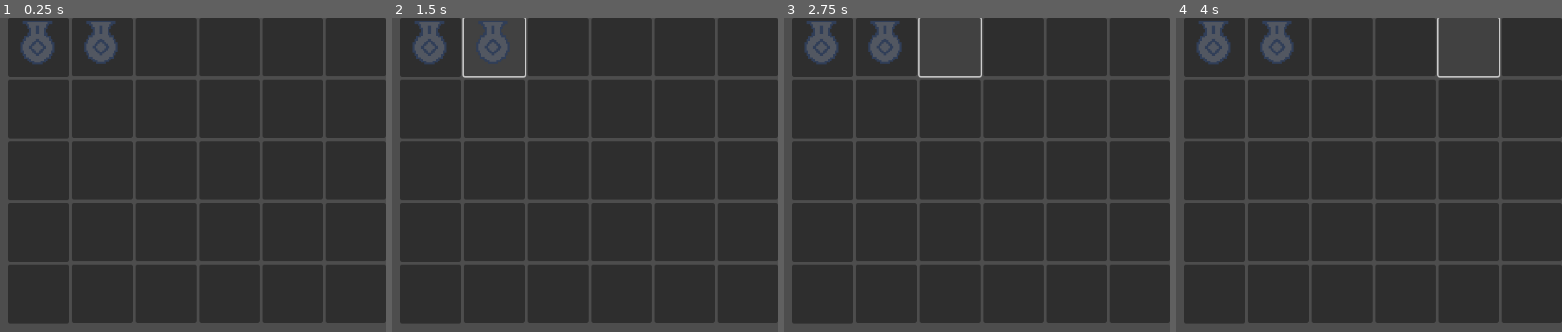
Above: before the commit, frames 1-4 (left to right).
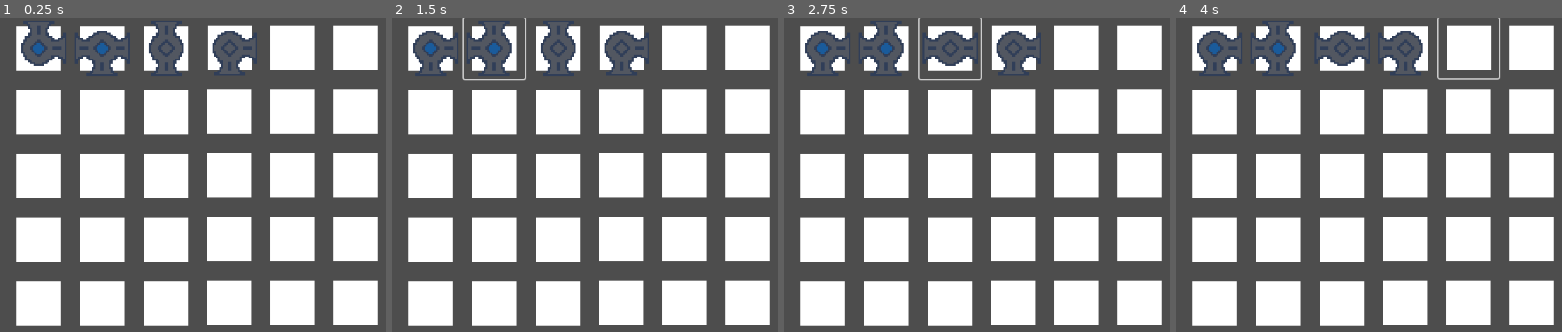
Above: after the commit, the same moments.

Repository: Daniel-M-C/CalgaryHacks2025
Game: Godot game, scene res://World/pipe_puzzle_room.tscn
The game is run twice, just before and just after one commit, with the same random seed, the same clock (stepped at 60 frames per second) and the same inputs. This scene is started directly instead of the project's main scene.
Inputs (mouse positions are in pixels of both pictures, inside the frame that each line leads up to; where the layout moved, square brackets give the same spot in the first picture):
- Up to frame 1 (0.25 s): no input
- Up to frame 2 (1.5 s): click (430, 49) [430, 46] at 0.5 s; click (492, 49) [492, 46] at 1.25 s
- Up to frame 3 (2.75 s): click (949, 49) [949, 46] at 2 s
- Up to frame 4 (4 s): click (1403, 49) [1403, 46] at 2.75 s; click (1469, 49) [1469, 46] at 3.5 s

The runs differ from the first frame. In frame 1, 86% of the frame differs, in the area x 2-100%, y 0-99%; in frame 2, 85%; in frame 3, 85%; in frame 4, 85%.
Error before the commit: Parse Error: Expected return type or "void" after "->". (res://World/InteractibleObjects/pipe_section.gd:113)

Commit message:
Fix water flow

Diff:
--- /dev/null
+++ b/World/InteractibleObjects/pipe_puzzle.gd
@@ -0,0 +1,25 @@
+@tool
+extends GridContainer
+
+@export var start_pipe : Button
+@export var end_pipe : Button
+
+## Resets the filled water when changed
+@export var reset_dummy : bool = false:
+	set(val):
+		reset_dummy = val
+		for i in get_children():
+			i.full = false
+
+## Fills the start when changed
+@export var fill_dummy : bool = false:
+	set(val):
+		fill_dummy = val
+		if start_pipe:
+			start_pipe.full = true
+
+func _ready() -> void:
+	#for i in get_children():
+		# re-runs setter because it wasn't working
+		#i.starting_rotation = i.starting_rotation
+	pass
--- a/World/InteractibleObjects/pipe_puzzle.tscn
+++ b/World/InteractibleObjects/pipe_puzzle.tscn
@@ -1,9 +1,12 @@
-[gd_scene load_steps=3 format=3 uid="uid://bl62rm785ghlx"]
+[gd_scene load_steps=6 format=3 uid="uid://bl62rm785ghlx"]
 
+[ext_resource type="Script" uid="uid://bikemwu0il4v5" path="res://World/InteractibleObjects/pipe_puzzle.gd" id="1_5vxyr"]
 [ext_resource type="PackedScene" uid="uid://c8bp1lii36kv7" path="res://World/InteractibleObjects/pipe_section.tscn" id="1_g2en0"]
-[ext_resource type="Texture2D" uid="uid://1q7frfe6bdxn" path="res://Assets/Environment/pipe_one.png" id="2_3h88w"]
+[ext_resource type="Texture2D" uid="uid://bypnoxry33osw" path="res://Assets/Environment/pipe_two_together.png" id="2_0jhvd"]
+[ext_resource type="Texture2D" uid="uid://b31mw7g6fypbs" path="res://Assets/Environment/pipe_t.png" id="2_3h88w"]
+[ext_resource type="Texture2D" uid="uid://pbf6b5olci6q" path="res://Assets/Environment/pipe_two_straight.png" id="4_5vxyr"]
 
-[node name="PipePuzzle" type="GridContainer"]
+[node name="PipePuzzle" type="GridContainer" node_paths=PackedStringArray("start_pipe")]
 anchors_preset = -1
 anchor_left = 0.544
 anchor_right = 1.0
@@ -14,24 +17,37 @@
 grow_vertical = 2
 size_flags_horizontal = 12
 columns = 6
+script = ExtResource("1_5vxyr")
+start_pipe = NodePath("PipeSection0")
 
 [node name="PipeSection0" parent="." instance=ExtResource("1_g2en0")]
 custom_minimum_size = Vector2(0, 85)
 layout_mode = 2
-icon = ExtResource("2_3h88w")
+icon = ExtResource("2_0jhvd")
+default_used_ports = Array[bool]([true, true, false, false])
+pipe_type = 1
 
 [node name="PipeSection2" parent="." instance=ExtResource("1_g2en0")]
 custom_minimum_size = Vector2(0, 84)
 layout_mode = 2
 icon = ExtResource("2_3h88w")
+pipe_type = 3
+starting_rotation = 2
 
 [node name="PipeSection3" parent="." instance=ExtResource("1_g2en0")]
 custom_minimum_size = Vector2(0, 84)
 layout_mode = 2
+icon = ExtResource("4_5vxyr")
+default_used_ports = Array[bool]([true, false, true, false])
+pipe_type = 2
 
 [node name="PipeSection4" parent="." instance=ExtResource("1_g2en0")]
 custom_minimum_size = Vector2(0, 84)
 layout_mode = 2
+icon = ExtResource("2_0jhvd")
+default_used_ports = Array[bool]([true, false, false, true])
+pipe_type = 1
+starting_rotation = 1
 
 [node name="PipeSection5" parent="." instance=ExtResource("1_g2en0")]
 custom_minimum_size = Vector2(0, 84)
--- a/World/InteractibleObjects/pipe_section.gd
+++ b/World/InteractibleObjects/pipe_section.gd
@@ -1,9 +1,18 @@
 @tool
 extends Button
 
+enum PIPE_COLOR {
+	RED,
+	GREEN,
+	YELLOW
+}
+@export var color : PIPE_COLOR = PIPE_COLOR.RED:
+	set(val):
+		color = val
+
 
 ## As up right down left
-var default_used_ports : Array[bool] = [true, false, true, false]
+@export var default_used_ports : Array[bool] = [false, false, false, false]
 @onready var true_used_prots : Array[bool] = default_used_ports
 
 enum PIPE_TYPE {
@@ -50,6 +59,10 @@
 ## goes up two four
 @export var starting_rotation : int = 0:
 	set(val):
+		if not is_inside_tree():
+			await tree_entered
+			await get_tree().process_frame
+
 		# reset so things aren't weird
 		rotation = 0
 		true_used_prots = default_used_ports
@@ -62,11 +75,32 @@
 		for i in range(val):
 			rotate_once()
 
-#@export var full : bool = false:
-#	set(val):
+@onready var full_indicator: TextureRect = $FullIndicator
 
+## Done as an int so that it counts how many are filling it
+## Filling is done in reverse
+## aaa nvm
+@export var full : bool = false:
+	set(val):
+		full = val
+		if not is_inside_tree():
+			await tree_entered
+			await get_tree().process_frame
+		# fills the rest in a cascade
+		if full :
+			for i in range(4):
+				if true_used_prots[i]:
+					if get_neighbour(i) and not get_neighbour(i).full and \
+						# check that it's receiving there.
+						get_neighbour(i).true_used_prots[(i + 2) % 4]:
+						get_neighbour(i).full = true
+
+			await get_tree().process_frame
+			full_indicator.visible = full
 
 func _ready():
+	# runs the setter
+	#starting_rotation = starting_rotation
 	pass
 
 #Only expands horizontally, then it is made square here. #Can't fill vertically, because that would squish them all into the screen and remove scroll functionality. #AspectRatioContainer didn't work because the button just overflows the Continer.
@@ -81,7 +115,7 @@
 
 	# just rotates the values clockwise.
 	# addmitedly not the prettiest way of doing this.
-	var temp_port : bool = default_used_ports[1]
+	var temp_port : bool = default_used_ports[0]
 	for i in 3:
 		default_used_ports[i] = default_used_ports[i+1]
 
@@ -95,6 +129,8 @@
 
 	var self_index = int(name.trim_prefix("PipeSection"))
 	var looking_index = 0
+	if looking_index == 4:
+		pass
 	match direction:
 		0:
 			looking_index = self_index - 6
@@ -110,5 +146,11 @@
 	else:
 		return null
 
-func fill_with_water() -> null:
-	pass
+func fill_with_water() -> void:
+	## Not used ?
+	full = true
+
+	for i in range(4):
+		if true_used_prots[i]:
+			if get_neighbour(i):
+				get_neighbour(i).full = true
--- a/World/InteractibleObjects/pipe_section.tscn
+++ b/World/InteractibleObjects/pipe_section.tscn
@@ -1,6 +1,14 @@
-[gd_scene load_steps=2 format=3 uid="uid://c8bp1lii36kv7"]
+[gd_scene load_steps=5 format=3 uid="uid://c8bp1lii36kv7"]
 
 [ext_resource type="Script" uid="uid://p4mfgn8k8mtv" path="res://World/InteractibleObjects/pipe_section.gd" id="2_dqvcp"]
+[ext_resource type="Texture2D" uid="uid://de8q7lobgprwc" path="res://Assets/Environment/pipe_water_full.png" id="2_lxmeo"]
+
+[sub_resource type="Gradient" id="Gradient_dqvcp"]
+colors = PackedColorArray(1, 1, 1, 1, 1, 1, 1, 1)
+
+[sub_resource type="GradientTexture2D" id="GradientTexture2D_lxmeo"]
+gradient = SubResource("Gradient_dqvcp")
+fill_to = Vector2(0, 0)
 
 [node name="PipeSection" type="Button"]
 custom_minimum_size = Vector2(0, 1152)
@@ -9,11 +17,37 @@
 anchor_bottom = 1.0
 offset_bottom = 504.0
 grow_horizontal = 2
+pivot_offset = Vector2(576, 576)
 size_flags_horizontal = 15
 size_flags_vertical = 0
 action_mode = 0
+flat = true
 expand_icon = true
 script = ExtResource("2_dqvcp")
+color = null
+
+[node name="FullIndicator" type="TextureRect" parent="."]
+visible = false
+z_index = 1
+layout_mode = 1
+anchors_preset = 15
+anchor_right = 1.0
+anchor_bottom = 1.0
+grow_horizontal = 2
+grow_vertical = 2
+texture = ExtResource("2_lxmeo")
+
+[node name="TextureRect" type="TextureRect" parent="."]
+z_index = -1
+layout_mode = 1
+anchors_preset = -1
+anchor_left = 0.2
+anchor_top = 0.2
+anchor_right = 0.8
+anchor_bottom = 0.8
+grow_horizontal = 2
+grow_vertical = 2
+texture = SubResource("GradientTexture2D_lxmeo")
 
 [connection signal="pressed" from="." to="." method="_on_pressed"]
 [connection signal="resized" from="." to="." method="_on_resized"]
--- a/World/pipe_puzzle_room.tscn
+++ b/World/pipe_puzzle_room.tscn
@@ -10,3 +10,4 @@
 offset_left = -20.0
 offset_right = 0.0
 size_flags_stretch_ratio = 0.0
+fill_dummy = true
Not shown, added: World/InteractibleObjects/pipe_puzzle.gd.uid
